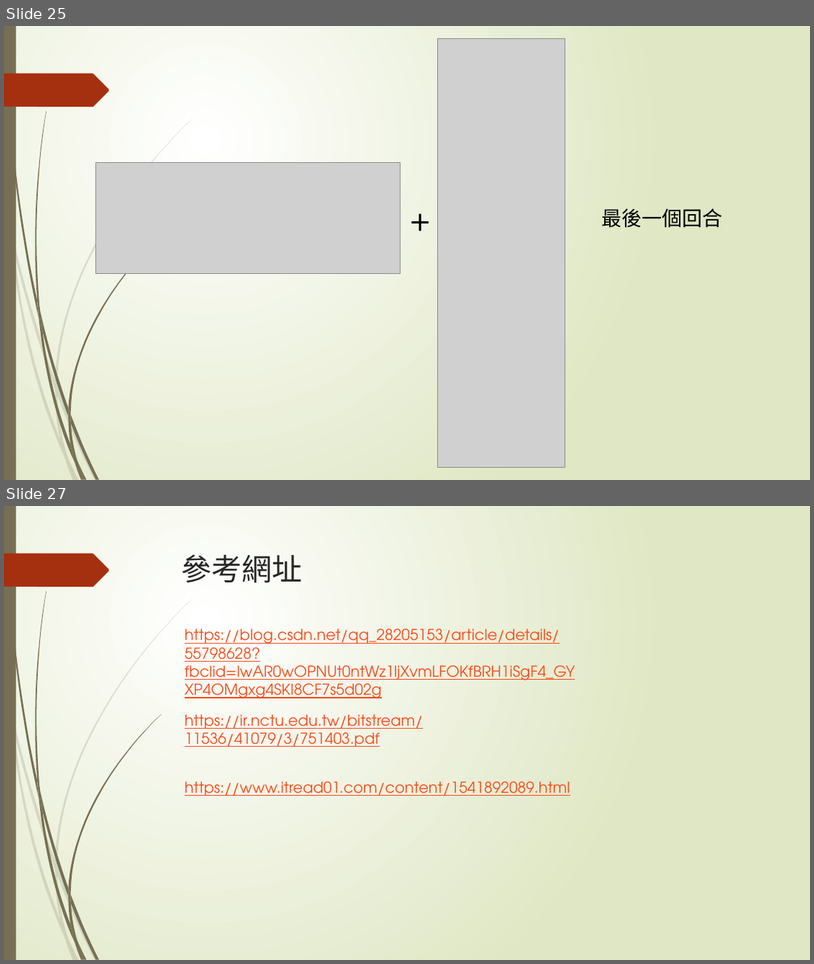
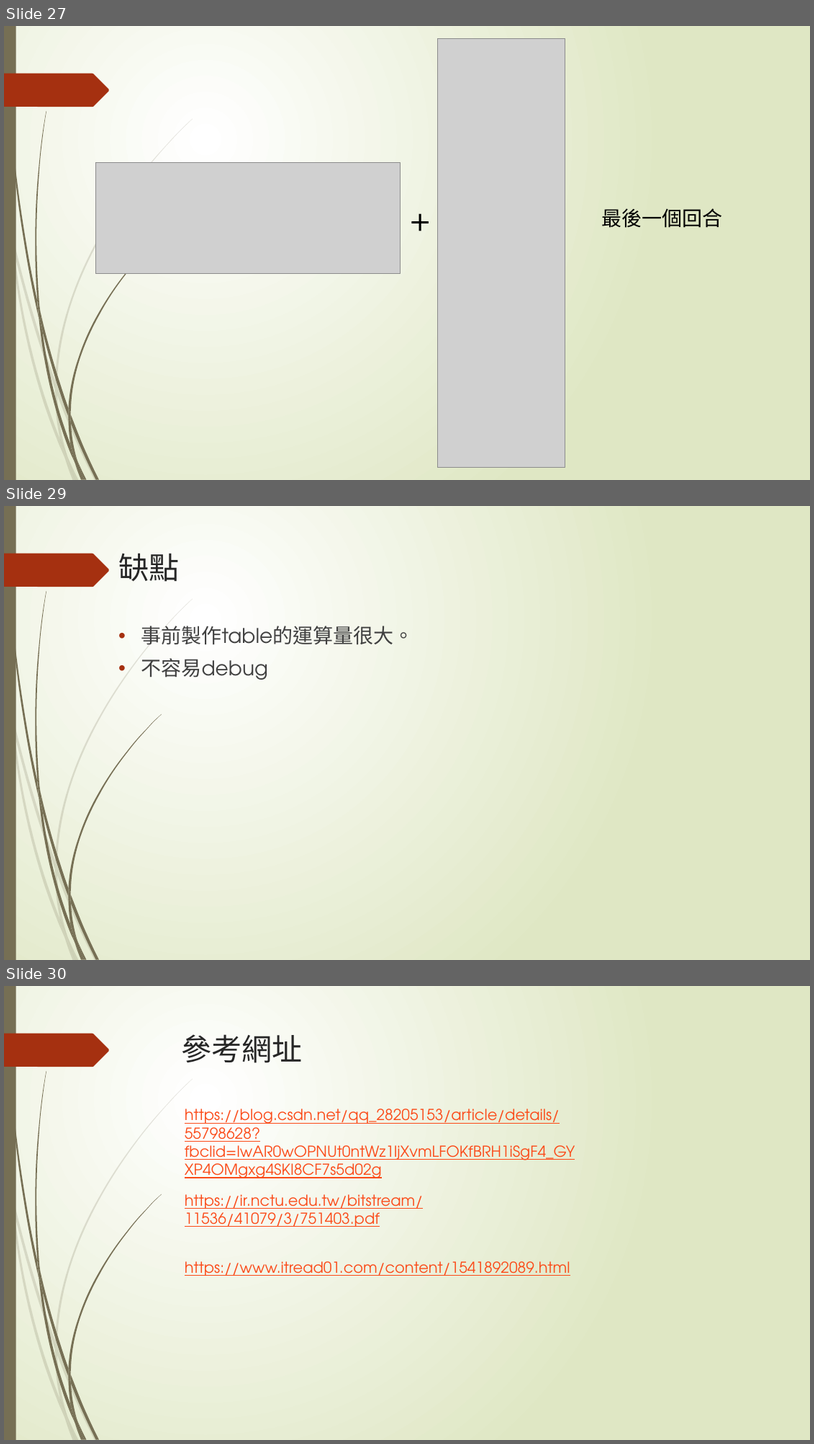
Before and after one commit to sanwich27/2019_FPGA_Design_Group4, a slide deck: final_project/AES加密&解密.pptx. Shown one above the other, each under a label of ours: slides 25 and 27 before the commit, slides 27, 29 and 30 after it; the slides between them are not shown. The pictures are 814x964 and 814x1444 pixels, drawn with LibreOffice and Linux fonts; fonts in the diff are those of the drawing; grey boxes stand for pictures. Boxes give left, top, right and bottom in pixels: in the first picture for what was removed or moved away, otherwise in the second. Text is boxed around its words. In the diff, an @@ line names an element or a change of style, - is before the commit and + after.

```diff
--- a/final_project/AES加密&解密.pptx
+++ b/final_project/AES加密&解密.pptx
@@ slide 29 added at (x1=4, y1=506, x2=810, y2=960), background gradient #FFFFFF to #DFE8C4; not listed: 24 template elements that a slide beside it also shows @@
@@ title added at (x1=118, y1=553, x2=179, y2=582), 36 pt, text #262626 @@
+缺點
@@ text added at (x1=142, y1=626, x2=414, y2=680), 24 pt, text #404040 @@
+• 事前製作table的運算量很大。
+• 不容易debug
@@ what was slide 25 is now slide 27 @@
@@ what was slide 27 is now slide 30 @@
```
Also in this commit, not shown: 2 slides changed, 3 other slides added, 1 slide removed.
